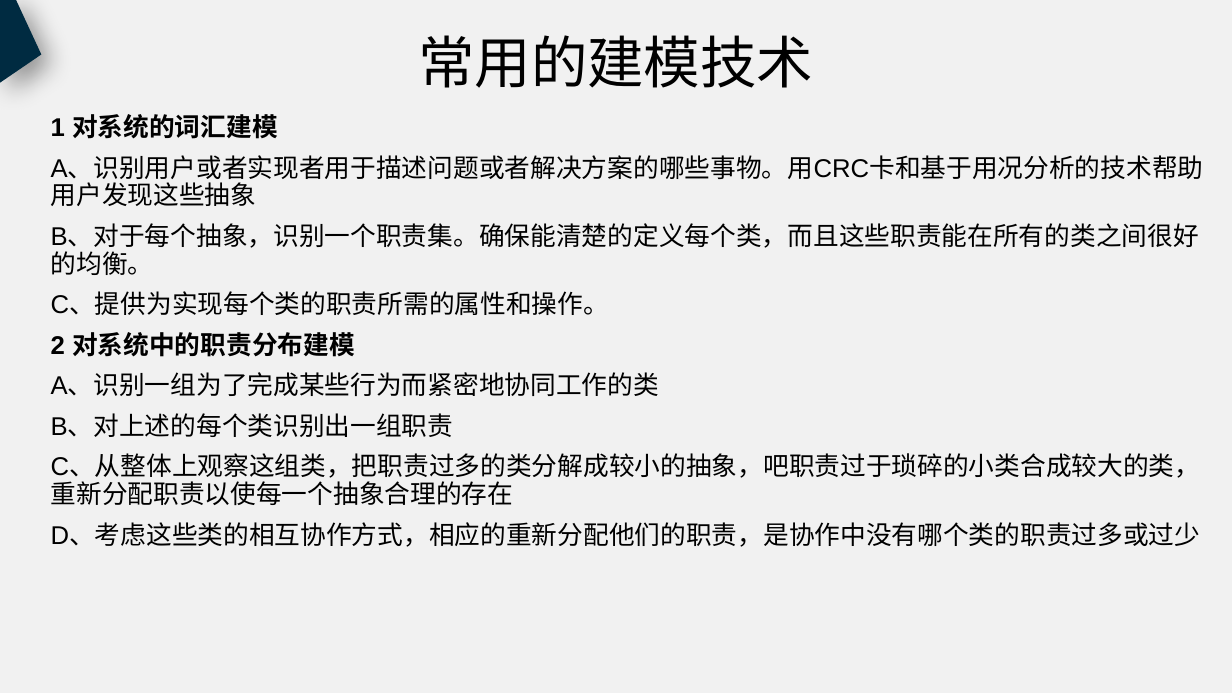
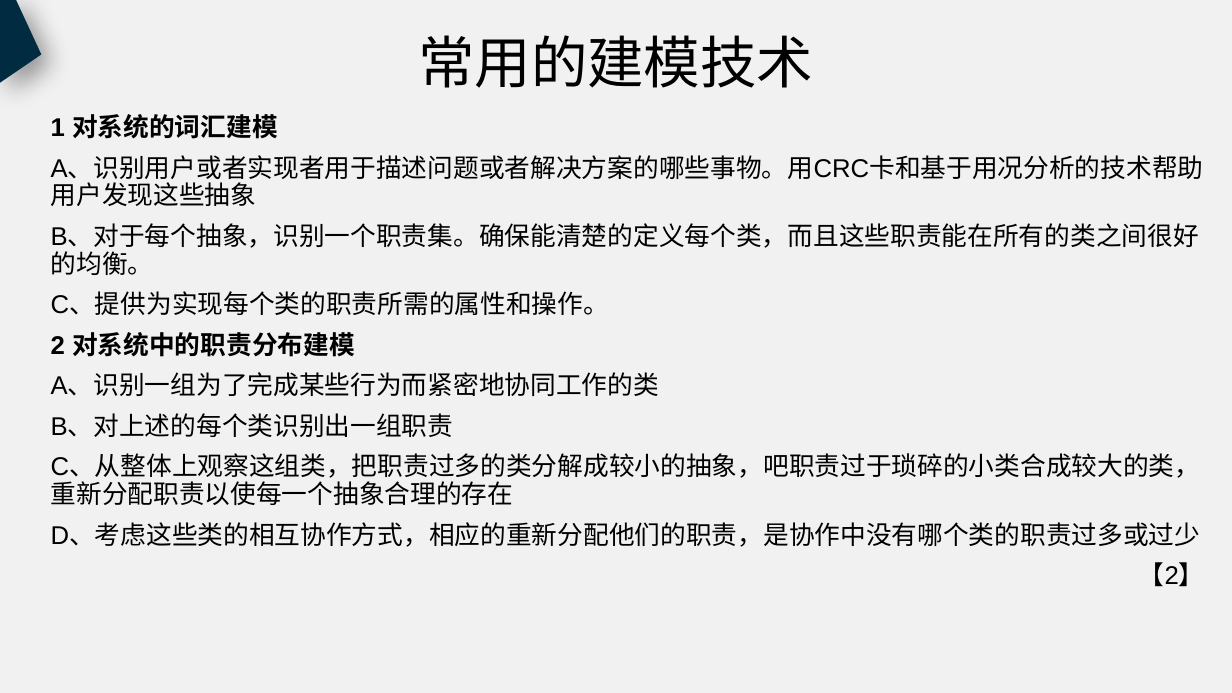
Before and after one commit to PRD2018-G18/PRD2018, a slide deck: slide 70 of 非受控文档/过程文档/UML概述/UML概述（新）.pptx. Drawn at 1232x693 pixels with LibreOffice and Linux fonts; fonts in the diff are those of the drawing. Boxes give left, top, right and bottom in pixels: in the first picture for what was removed or moved away, otherwise in the second. Text is boxed around its words. In the diff, an @@ line names an element or a change of style, - is before the commit and + after.

```diff
--- a/非受控文档/过程文档/UML概述/UML概述（新）.pptx
+++ b/非受控文档/过程文档/UML概述/UML概述（新）.pptx
@@ text at (1139, 562, 1205, 587): paragraph added @@
+【2】
```
Also in this commit, not shown: 5 other slides changed, 1 slide added.
